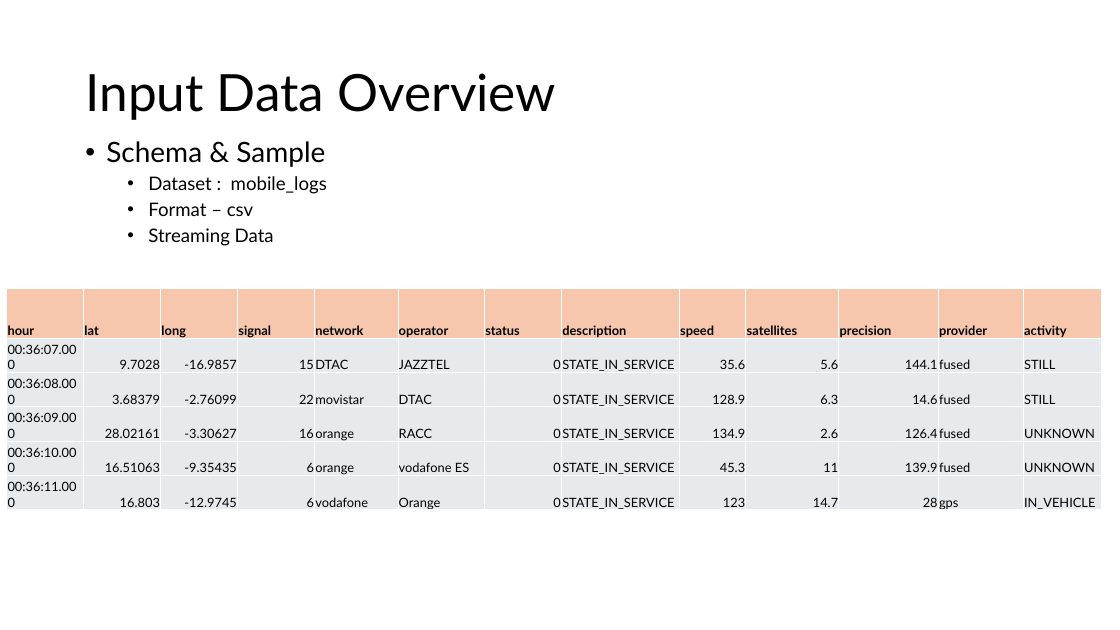
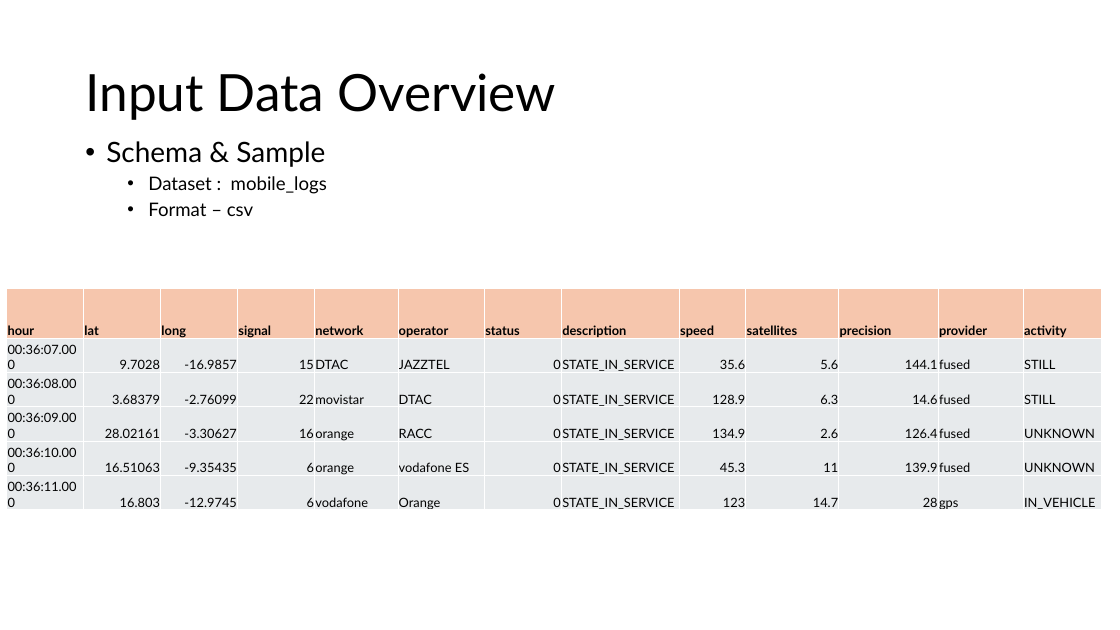
Before and after one commit to Sahanaaa05/DataForge, a slide deck: slide 4 of DataForge-(SignalStream).pptx. Drawn at 1120x630 pixels with LibreOffice and Linux fonts; fonts in the diff are those of the drawing. Boxes give left, top, right and bottom in pixels: in the first picture for what was removed or moved away, otherwise in the second. Text is boxed around its words. In the diff, an @@ line names an element or a change of style, - is before the commit and + after.

```diff
--- a/DataForge-(SignalStream).pptx
+++ b/DataForge-(SignalStream).pptx
@@ text at <box>148,228,274,246</box>: paragraph removed @@
-  • Streaming Data
```
Also in this commit, not shown: 8 other slides changed, 5 other files.
